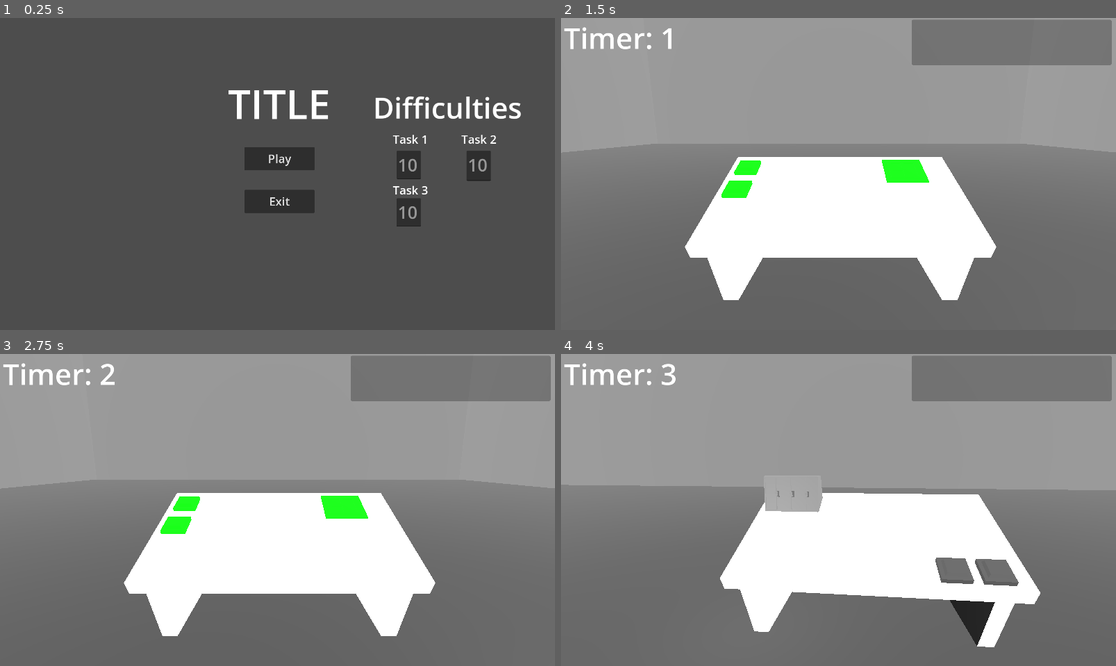
Above: before the commit, frames 1-4 (two rows, left to right).
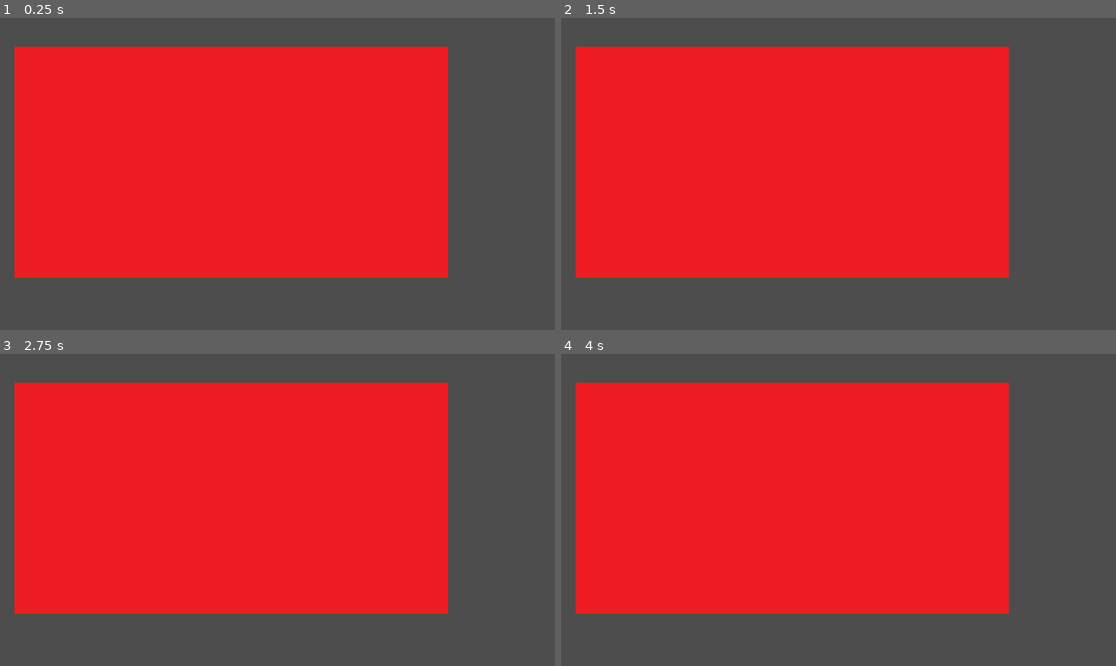
Above: after the commit, the same moments.

Repository: ThomasLarsonBusiness/Atom-Punk-Project
Game: Godot game, scene res://Scenes/Objects/Win Condition/SCE_Win_Condition_Grid.tscn
The game is run twice, just before and just after one commit, with the same random seed, the same clock (stepped at 60 frames per second) and the same inputs. Before the commit the project starts from res://Scenes/Environments/sce_main_game.tscn.
Inputs (mouse positions are in pixels of both pictures, inside the frame that each line leads up to):
- Up to frame 1 (0.25 s): no input
- Up to frame 2 (1.5 s): click (838, 158) at 0.5 s, where only the run before the commit has a clickable "Play"; move the mouse to (960, 158) at 1.27 s; click (960, 158) at 1.35 s
- Up to frame 3 (2.75 s): tap Enter at 2 s; move the mouse to (166, 525) at 2.02 s; tap W (Look Forward) at 2.1 s; click (166, 525) at 2.3 s
- Up to frame 4 (4 s): tap Space at 2.75 s; move the mouse to (894, 441) at 2.77 s; tap A (Look Left) at 2.85 s; click (894, 441) at 3.05 s; move the mouse to (810, 572) at 3.52 s; tap D (Look Right) at 3.6 s; click (810, 572) at 3.8 s

The runs differ from the first frame. In frame 1, 59% of the frame differs, in the area x 2-94%, y 9-84%; in frame 2, 89%; in frame 3, 89%; in frame 4, 95%, in the area x 0-100%, y 0-100%.

Commit message:
Win condition grid generates
The win condition's tile grid now generates. Next is to get file loading working so that I can get a puzzle into the game. After that, it is time to figure out how to tell when the puzzle is solved dynamically.

Diff:
--- a/Assets/Scripts/TaskManager.gd
+++ b/Assets/Scripts/TaskManager.gd
@@ -235,7 +235,6 @@
 
 		# Updates the Heat
 		heat_bar.value += delta * heat_multiplier
-		print(heat_bar.value)
 		if heat_bar.max_value <= heat_bar.value:
 			endgame_label.text = "YOU LOST"
 			game_manager.end_game()
--- /dev/null
+++ b/Assets/Scripts/Win Condition/WinConditionGridManager.gd
@@ -0,0 +1,25 @@
+extends Node2D
+
+# Fields
+@onready var tile = load("res://Scenes/Objects/Win Condition/SCE_Win_Condition_Tile.tscn")
+@onready var temp_texture = load("res://Assets/Textures/Win_Condition_Blank.png")
+
+# Called when the node enters the scene tree for the first time.
+func _ready():
+	make_grid(15, 8)
+
+
+# Called every frame. 'delta' is the elapsed time since the previous frame.
+func _process(delta):
+	pass
+
+
+func make_grid(x, y):
+	for i in x:
+		for j in y:
+			var tile_scene = tile.instantiate()
+			tile_scene.transform = transform.translated(Vector2(100 + 100 * i,150 + 100 * j))
+			tile_scene.change_texture(temp_texture)
+			tile_scene.x_value = i
+			tile_scene.y_value = j
+			add_child(tile_scene)
--- /dev/null
+++ b/Assets/Scripts/Win Condition/WinConditionTile.gd
@@ -0,0 +1,22 @@
+extends Node2D
+
+# Fields
+var x_value
+var y_value
+
+enum {BLANK, HOUSE, POWER, STRAIGHT_VERT, STRAIGHT_HOR, CORNER_NE,
+	CORNER_ES, CORNER_SW, CORNER_WN}
+
+# Methods
+func _ready():
+	pass
+
+# Sets the Texture of the Sprite
+func change_texture(texture : Texture2D):
+	$Texture.set("texture", texture)
+	pass
+
+# Input Functionality
+func _on_area_2d_input_event(viewport, event, shape_idx):
+	if Input.is_action_just_pressed("Temp Left Click"):
+		print(str(x_value) + " - " + str(y_value))
--- /dev/null
+++ b/Scenes/Objects/Win Condition/SCE_Win_Condition_Grid.tscn
@@ -0,0 +1,6 @@
+[gd_scene load_steps=2 format=3 uid="uid://cu078v4q364pq"]
+
+[ext_resource type="Script" path="res://Assets/Scripts/Win Condition/WinConditionGridManager.gd" id="1_pqb1l"]
+
+[node name="SCE_Win_Condition_Grid" type="Node2D"]
+script = ExtResource("1_pqb1l")
--- /dev/null
+++ b/Scenes/Objects/Win Condition/SCE_Win_Condition_Tile.tscn
@@ -0,0 +1,18 @@
+[gd_scene load_steps=3 format=3 uid="uid://cgm8wlcqnjnxx"]
+
+[ext_resource type="Script" path="res://Assets/Scripts/Win Condition/WinConditionTile.gd" id="1_3q3q1"]
+
+[sub_resource type="RectangleShape2D" id="RectangleShape2D_fjj30"]
+size = Vector2(98, 98)
+
+[node name="SCE_Win_Condition_Tile" type="Node2D"]
+script = ExtResource("1_3q3q1")
+
+[node name="Texture" type="Sprite2D" parent="."]
+
+[node name="Area2D" type="Area2D" parent="."]
+
+[node name="CollisionShape2D" type="CollisionShape2D" parent="Area2D"]
+shape = SubResource("RectangleShape2D_fjj30")
+
+[connection signal="input_event" from="Area2D" to="." method="_on_area_2d_input_event"]
--- a/project.godot
+++ b/project.godot
@@ -11,7 +11,7 @@
 [application]
 
 config/name="Atom Punk Project"
-run/main_scene="res://Scenes/Environments/sce_main_game.tscn"
+run/main_scene="res://Scenes/Objects/Win Condition/SCE_Win_Condition_Grid.tscn"
 config/features=PackedStringArray("4.1", "Forward Plus")
 config/icon="res://icon.svg"
 
Binary file added: Assets/Textures/Win_Condition_Blank.png
Not shown, added: Assets/Textures/Win_Condition_Blank.png.import
Binary file added: Assets/Textures/Win_Condition_Corner.png
Not shown, added: Assets/Textures/Win_Condition_Corner.png.import
Binary file added: Assets/Textures/Win_Condition_House.png
Not shown, added: Assets/Textures/Win_Condition_House.png.import
Binary file added: Assets/Textures/Win_Condition_Power.png
Not shown, added: Assets/Textures/Win_Condition_Power.png.import
Binary file added: Assets/Textures/Win_Condition_Straight.png
Not shown, added: Assets/Textures/Win_Condition_Straight.png.import
Not shown, added: Scenes/Objects/Win Condition/SCE4429.tmp
Not shown, added: Scenes/Objects/Win Condition/SCE6E41.tmp
(and 3 more such lines)
